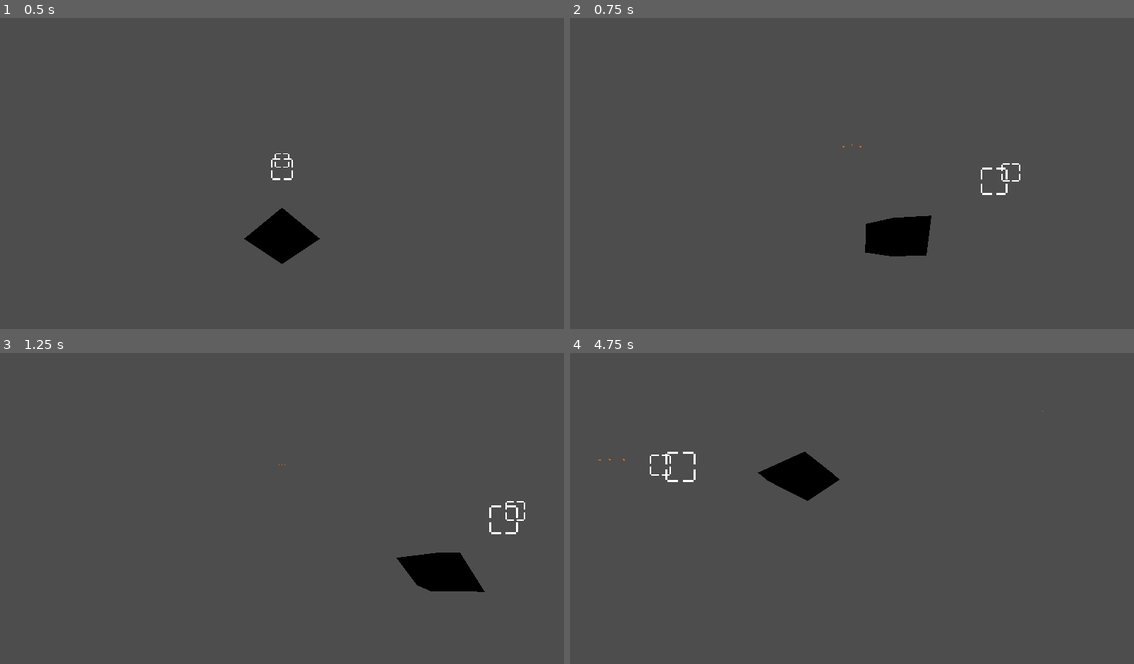
Above: before the commit, frames 1-4 (two rows, left to right).
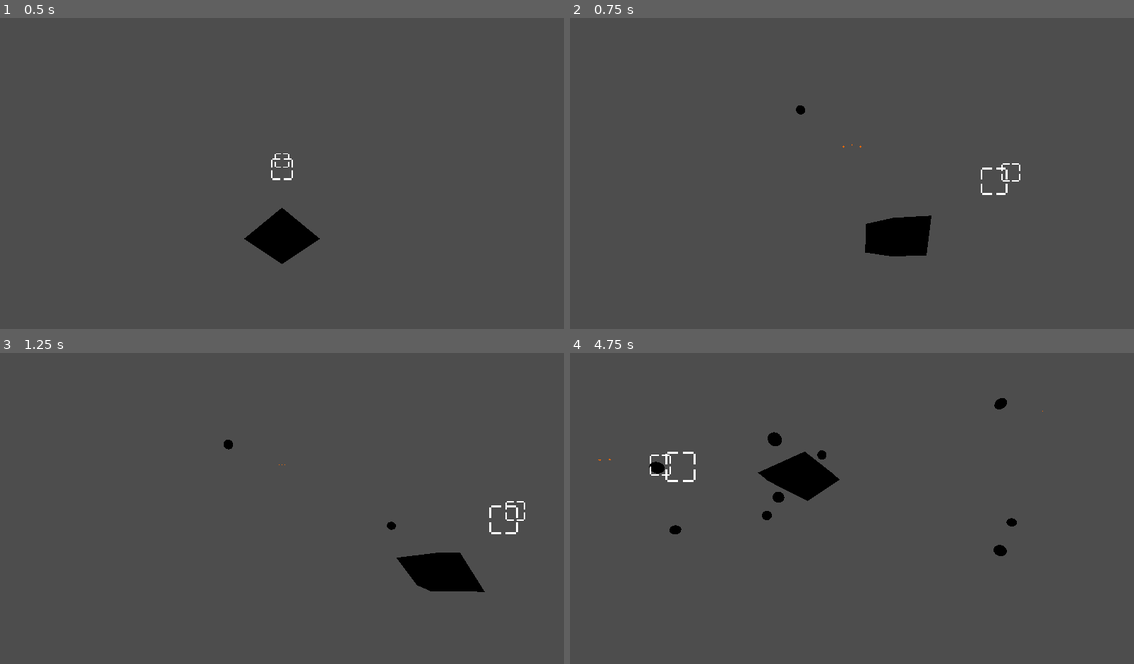
Above: after the commit, the same moments.

Repository: pjimenez1502/NovaRat
Game: Godot game, scene res://Scenes/World/UI.tscn
Same seed, same stepped clock (60 frames per second), same inputs: the game is played once before the commit and once after it.
Inputs (mouse positions are in pixels of both pictures, inside the frame that each line leads up to):
- Up to frame 1 (0.5 s): no input
- Up to frame 2 (0.75 s): tap Enter at 0.5 s; move the mouse to (976, 161) at 0.52 s; press the mouse at (976, 161) at 0.53 s; hold D (RIGHT) from 0.53 s (still down)
- Up to frame 3 (1.25 s): keep holding D (RIGHT)
- Up to frame 4 (4.75 s): move the mouse to (739, 527) at 1.27 s; release D (RIGHT) at 1.28 s; release the mouse at (739, 527) at 1.28 s; hold S (DOWN) 1.28-2.03 s; click (739, 527) at 1.35 s; move the mouse to (908, 443) at 2.02 s; press the mouse at (908, 443) at 2.03 s; hold D (RIGHT) 2.03-2.78 s; move the mouse to (823, 573) at 2.77 s; release the mouse at (823, 573) at 2.78 s; hold W (UP) 2.78-3.53 s; click (823, 573) at 2.85 s; move the mouse to (1021, 558) at 3.52 s; press the mouse at (1021, 558) at 3.53 s; hold A (LEFT) from 3.53 s (still down); move the mouse to (682, 464) at 4.27 s; release the mouse at (682, 464) at 4.28 s; click (682, 464) at 4.35 s

Frame 1 is identical in both runs. In frame 2, less than 0.1% of the frame differs, in the area x 40-42%, y 28-32%; in frame 3, less than 0.1%; in frame 4, 0.5%, in the area x 9-80%, y 14-66%.

Commit message:
Obstacle Spawning

Diff:
--- a/Scenes/Obstacles/Obstacle.gd
+++ b/Scenes/Obstacles/Obstacle.gd
@@ -1,7 +1,19 @@
-extends Node3D
+extends StaticBody3D
 class_name obstacle
 
+@export var speed : float = 2
 @export var hp : float = 50
+@export var lifetime : float = 30
+
+
+func _ready() -> void:
+	set_inactive()
+
+func _physics_process(delta: float) -> void:
+	var collision := move_and_collide(transform.basis.z * speed * delta)
+	if collision:
+		collision.get_collider().damage(damage)
+		set_inactive()
 
 func damage(damage : float) -> void:
 	hp -= damage
@@ -10,4 +22,17 @@
 
 func death() -> void:
 	# animation / particles
-	queue_free()
+	set_inactive()
+
+func start() -> void:
+	set_active()
+	await get_tree().create_timer(lifetime).timeout
+	set_inactive()
+
+func set_active() -> void:
+	set_physics_process(true)
+
+func set_inactive() -> void:
+	set_physics_process(false)
+	global_position = Vector3(0,0,10)
+	get_parent().available_obstacle_pool.append(self)
--- a/Scenes/Projectiles/Projectile.gd
+++ b/Scenes/Projectiles/Projectile.gd
@@ -23,6 +23,6 @@
 	set_physics_process(true)
 
 func set_inactive() -> void:
+	set_physics_process(false)
 	global_position = Vector3(0,0,10)
-	set_physics_process(false)
 	get_parent().available_bullet_pool.append(self)
--- a/Scenes/World/Main.tscn
+++ b/Scenes/World/Main.tscn
@@ -5,8 +5,7 @@
 
 [node name="Main" type="Node3D"]
 
-[node name="World" parent="." node_paths=PackedStringArray("_player_ship") instance=ExtResource("1_xsorj")]
-_player_ship = NodePath("../PlayerShip")
+[node name="World" parent="." instance=ExtResource("1_xsorj")]
 
 [node name="PlayerShip" parent="." instance=ExtResource("2_7swg3")]
 
--- a/Scenes/World/World.tscn
+++ b/Scenes/World/World.tscn
@@ -10,3 +10,9 @@
 [node name="SpawnDirector" type="Node" parent="."]
 script = ExtResource("2_il8o0")
 obstacle_list = Array[PackedScene]([ExtResource("3_2f2dg")])
+spawn_area = Vector3(20, 8, 1)
+
+[node name="ObstacleSpawnTimer" type="Timer" parent="SpawnDirector"]
+wait_time = 0.5
+
+[connection signal="timeout" from="SpawnDirector/ObstacleSpawnTimer" to="SpawnDirector" method="_on_obstacle_spawn_timer_timeout"]
--- a/Src/Ship/Weapon.gd
+++ b/Src/Ship/Weapon.gd
@@ -19,9 +19,9 @@
 
 	timer_ready = false
 	timer.start()
-	fdsgfdsgf()
+	iterate_hardpoints()
 
-func fdsgfdsgf() -> void:
+func iterate_hardpoints() -> void:
 	for _hardpoint : hardpoint in hardpoint_list:
 		if _hardpoint.enabled:
 			instantiate_projectile(_hardpoint)
@@ -30,6 +30,10 @@
 	var projectile_instance = get_bullet()
 	if projectile_instance:
 		projectile_instance.global_transform = _hardpoint.global_transform
+
+func _on_timer_timeout() -> void:
+	timer_ready = true
+
 
 
 var available_bullet_pool_size : int = 200
@@ -49,6 +53,3 @@
 	else:
 		print("no bullets")
 		return null
-
-func _on_timer_timeout() -> void:
-	timer_ready = true
--- a/Src/World/SpawnDirector.gd
+++ b/Src/World/SpawnDirector.gd
@@ -1,4 +1,43 @@
 extends Node
 class_name spawn_director
 
+@onready var obstacle_spawn_timer: Timer = $ObstacleSpawnTimer
+
 @export var obstacle_list : Array[PackedScene]
+@export var spawn_area : Vector3
+
+var obstacle_pool_size : int = 60
+var available_obstacle_pool : Array[obstacle]
+var used_obstacle_pool : Array[obstacle]
+
+func start_obstacle_spawn() -> void:
+	init_obstacle_pool()
+	obstacle_spawn_timer.start()
+
+func spawn_obstacle() -> void:
+	var _obstacle = get_obstacle()
+	if _obstacle:
+		var position = Vector3(randf_range(-spawn_area.x, spawn_area.x), randf_range(-spawn_area.y, spawn_area.y), randf_range(-spawn_area.z, spawn_area.z)-20)
+		_obstacle.position = position
+func _on_obstacle_spawn_timer_timeout() -> void:
+	spawn_obstacle()
+
+
+
+func init_obstacle_pool() -> void:
+	for i in obstacle_pool_size:
+		var _obstacle = obstacle_list[randi_range(0, obstacle_list.size()-1)].instantiate()
+		add_child(_obstacle)
+	print("sdssd ",available_obstacle_pool.size())
+
+
+func get_obstacle() -> obstacle:
+	print(available_obstacle_pool.size())
+	if available_obstacle_pool.size() > 0:
+		var _obstacle : obstacle = available_obstacle_pool.pop_front()
+		used_obstacle_pool.append(_obstacle)
+		_obstacle.start()
+		return _obstacle
+	else:
+		print("no obstacles")
+		return null
--- a/Src/World/world.gd
+++ b/Src/World/world.gd
@@ -1,8 +1,13 @@
 extends Node3D
 class_name world
 
+@onready var _spawn_director: spawn_director = $SpawnDirector
+
 @export var world_point : Vector3
 @export var scroll_speed : float = 5
+
+func _ready() -> void:
+	_spawn_director.start_obstacle_spawn()
 
 func _physics_process(delta: float) -> void:
 	world_scroll(delta)
--- a/project.godot
+++ b/project.godot
@@ -18,25 +18,25 @@
 [input]
 
 UP={
-"deadzone": 0.5,
+"deadzone": 0.2,
 "events": [Object(InputEventKey,"resource_local_to_scene":false,"resource_name":"","device":-1,"window_id":0,"alt_pressed":false,"shift_pressed":false,"ctrl_pressed":false,"meta_pressed":false,"pressed":false,"keycode":87,"physical_keycode":87,"key_label":87,"unicode":87,"echo":false,"script":null)
 , Object(InputEventJoypadMotion,"resource_local_to_scene":false,"resource_name":"","device":-1,"axis":1,"axis_value":-1.0,"script":null)
 ]
 }
 DOWN={
-"deadzone": 0.5,
+"deadzone": 0.2,
 "events": [Object(InputEventKey,"resource_local_to_scene":false,"resource_name":"","device":-1,"window_id":0,"alt_pressed":false,"shift_pressed":false,"ctrl_pressed":false,"meta_pressed":false,"pressed":false,"keycode":0,"physical_keycode":83,"key_label":0,"unicode":83,"echo":false,"script":null)
 , Object(InputEventJoypadMotion,"resource_local_to_scene":false,"resource_name":"","device":-1,"axis":1,"axis_value":1.0,"script":null)
 ]
 }
 RIGHT={
-"deadzone": 0.5,
+"deadzone": 0.2,
 "events": [Object(InputEventKey,"resource_local_to_scene":false,"resource_name":"","device":-1,"window_id":0,"alt_pressed":false,"shift_pressed":false,"ctrl_pressed":false,"meta_pressed":false,"pressed":false,"keycode":0,"physical_keycode":68,"key_label":0,"unicode":68,"echo":false,"script":null)
 , Object(InputEventJoypadMotion,"resource_local_to_scene":false,"resource_name":"","device":-1,"axis":0,"axis_value":1.0,"script":null)
 ]
 }
 LEFT={
-"deadzone": 0.5,
+"deadzone": 0.2,
 "events": [Object(InputEventKey,"resource_local_to_scene":false,"resource_name":"","device":-1,"window_id":0,"alt_pressed":false,"shift_pressed":false,"ctrl_pressed":false,"meta_pressed":false,"pressed":false,"keycode":0,"physical_keycode":65,"key_label":0,"unicode":65,"echo":false,"script":null)
 , Object(InputEventJoypadMotion,"resource_local_to_scene":false,"resource_name":"","device":-1,"axis":0,"axis_value":-1.0,"script":null)
 ]
